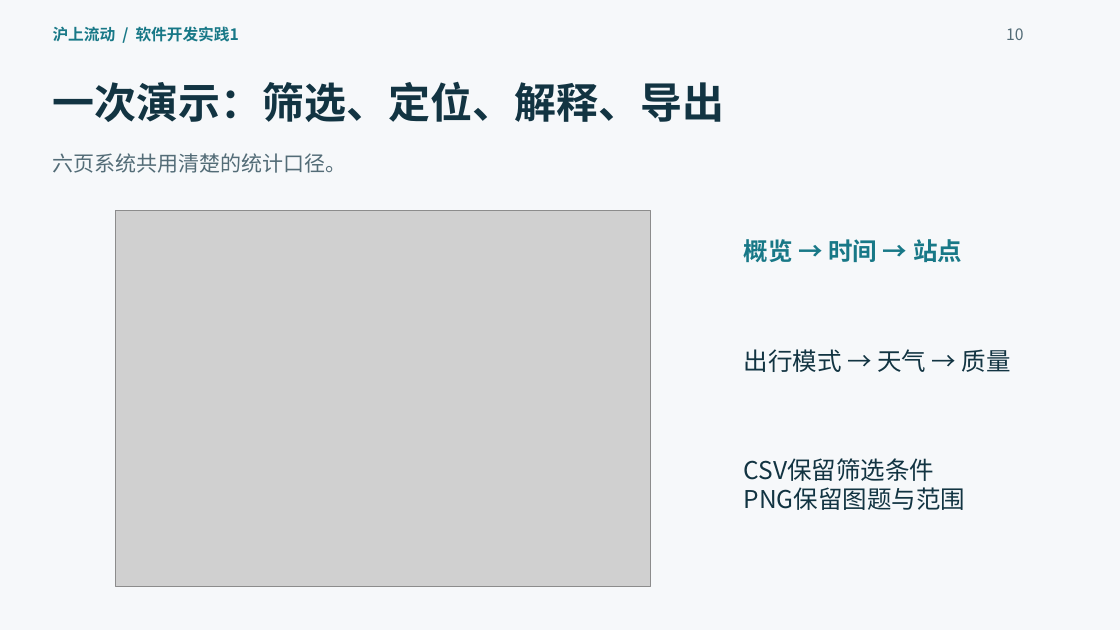
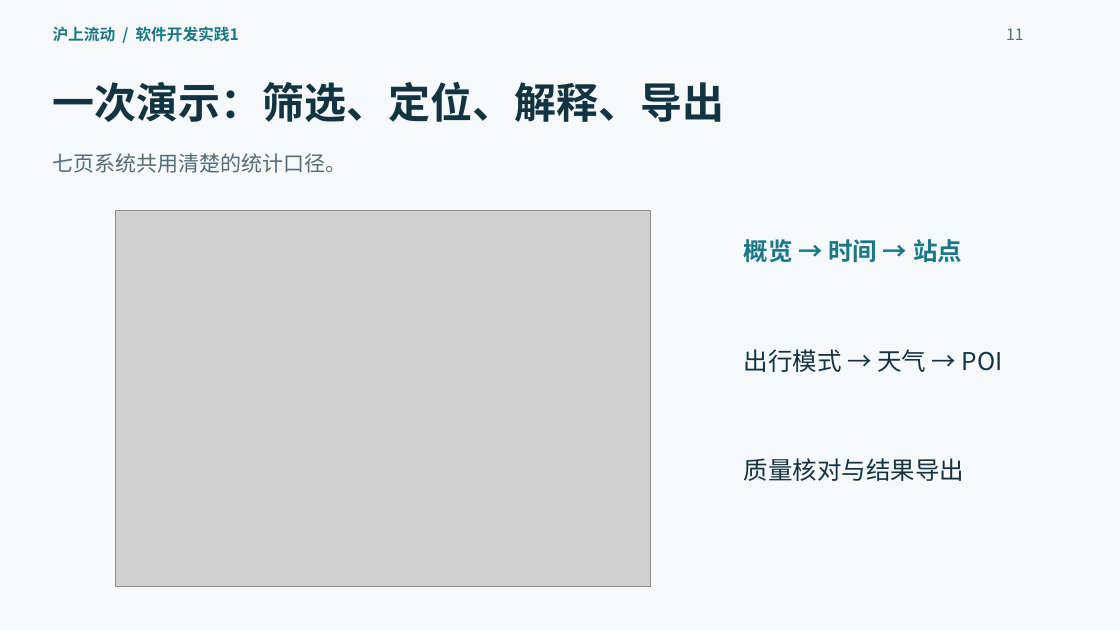
Before and after one commit to bult-0509/WA1, a slide deck: slide 11 of docs/deliverables/答辩PPT.pptx (slide 10 before the commit). Drawn at 1120x630 pixels with LibreOffice and Linux fonts; fonts in the diff are those of the drawing; grey boxes stand for pictures. Boxes give left, top, right and bottom in pixels: in the first picture for what was removed or moved away, otherwise in the second. Text is boxed around its words. In the diff, an @@ line names an element or a change of style, - is before the commit and + after.

```diff
--- a/docs/deliverables/答辩PPT.pptx
+++ b/docs/deliverables/答辩PPT.pptx
@@ text at <box>1006,28,1023,40</box>: text changed @@
-10
+11
@@ text at <box>52,153,346,173</box>: text changed @@
-六页系统共用清楚的统计口径。
+七页系统共用清楚的统计口径。
@@ text at <box>744,349,1003,372</box>: text changed @@
-出行模式 → 天气 → 质量
+出行模式 → 天气 → POI
@@ text at <box>744,458,965,481</box>: text changed @@
-CSV保留筛选条件
-PNG保留图题与范围
+质量核对与结果导出
```
Also in this commit, not shown: 5 other slides changed, 1 slide added, 25 other files.
